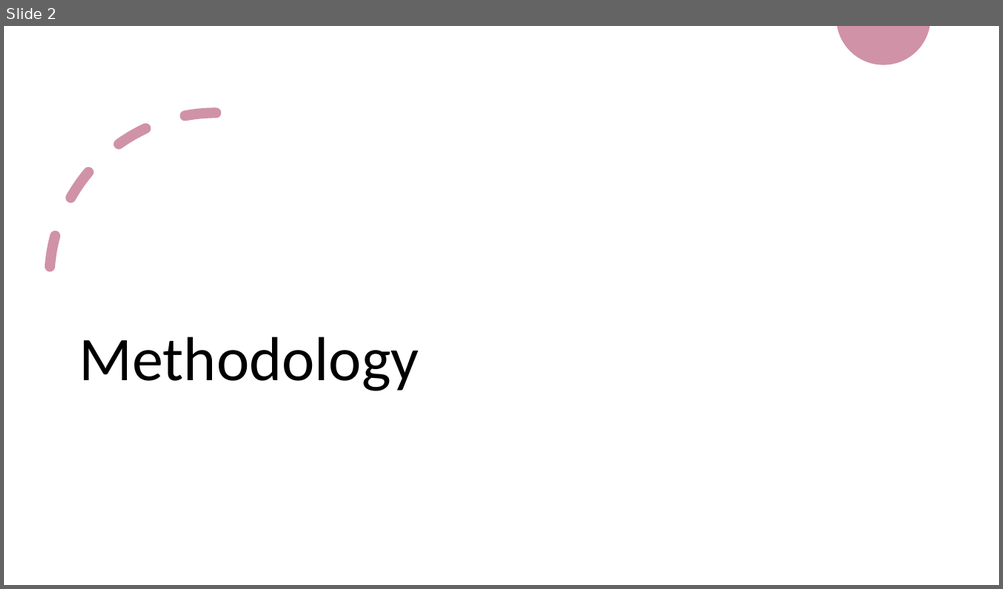
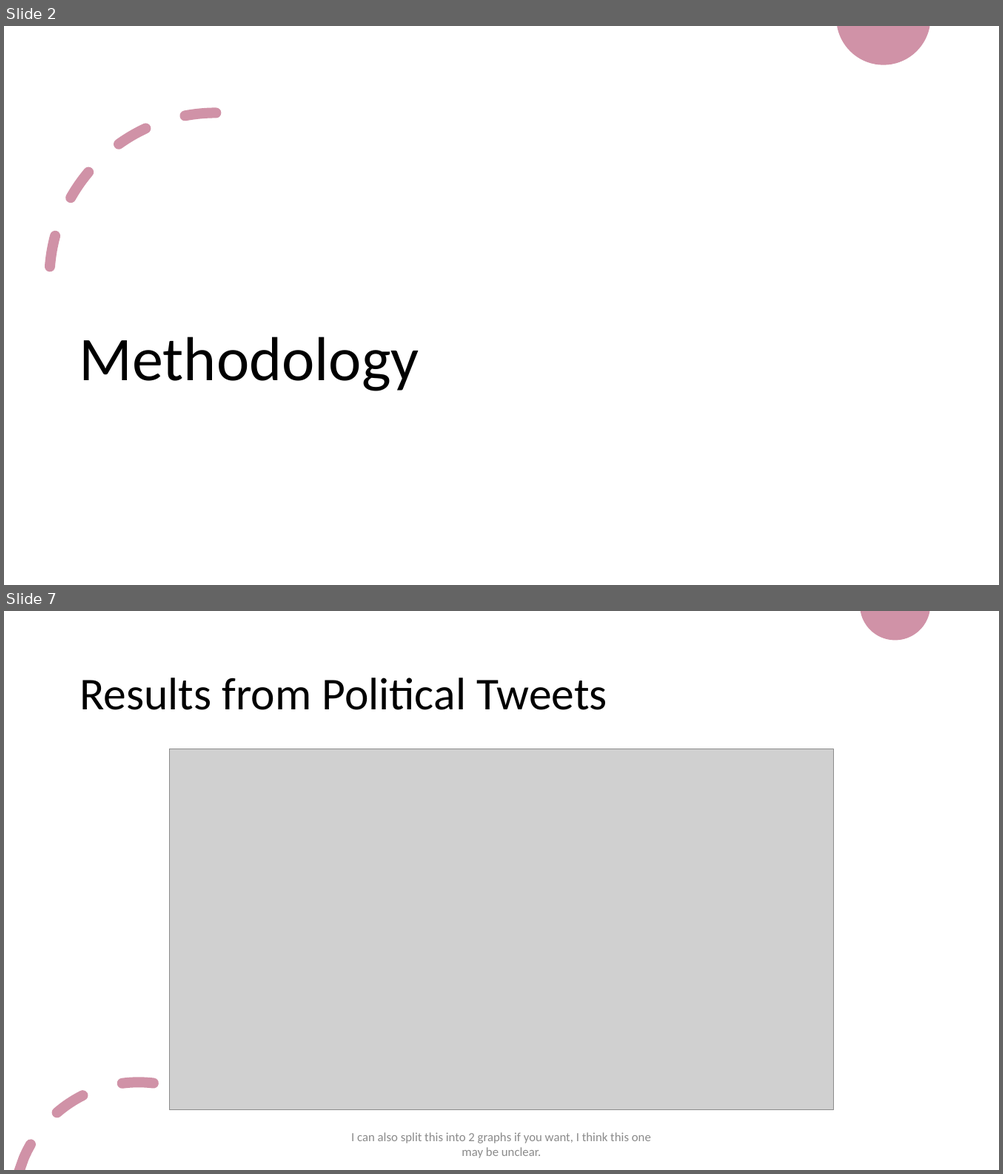
Before and after one commit to anazareth/tweet-proj, a slide deck: meta/Summary.pptx. Shown one above the other, each under a label of ours: slide 2 before the commit, slides 2 and 7 after it; the slides between them are not shown. The pictures are 1003x589 and 1003x1174 pixels, drawn with LibreOffice and Linux fonts; fonts in the diff are those of the drawing; grey boxes stand for pictures. Boxes give left, top, right and bottom in pixels: in the first picture for what was removed or moved away, otherwise in the second. Text is boxed around its words. In the diff, an @@ line names an element or a change of style, - is before the commit and + after.

```diff
--- a/meta/Summary.pptx
+++ b/meta/Summary.pptx
@@ slide 7 added at <box>4,611,999,1170</box>, background #FFFFFF @@
@@ freeform shape added at <box>860,611,930,640</box>, fill #D092A7 @@
@@ title added at <box>79,678,607,710</box>, 44 pt, text #000000 @@
+Results from Political Tweets
@@ picture added at <box>170,749,834,1111</box> @@
@@ freeform shape added at <box>14,1077,159,1170</box>, fill #D092A7 @@
@@ text added at <box>351,1133,651,1159</box>, 12 pt, text #8C8C8C @@
+I can also split this into 2 graphs if you want, I think this one may be unclear.
```
Also in this commit, not shown: 2 slides changed, 11 other slides added, 2 slides removed, 4 other files.
